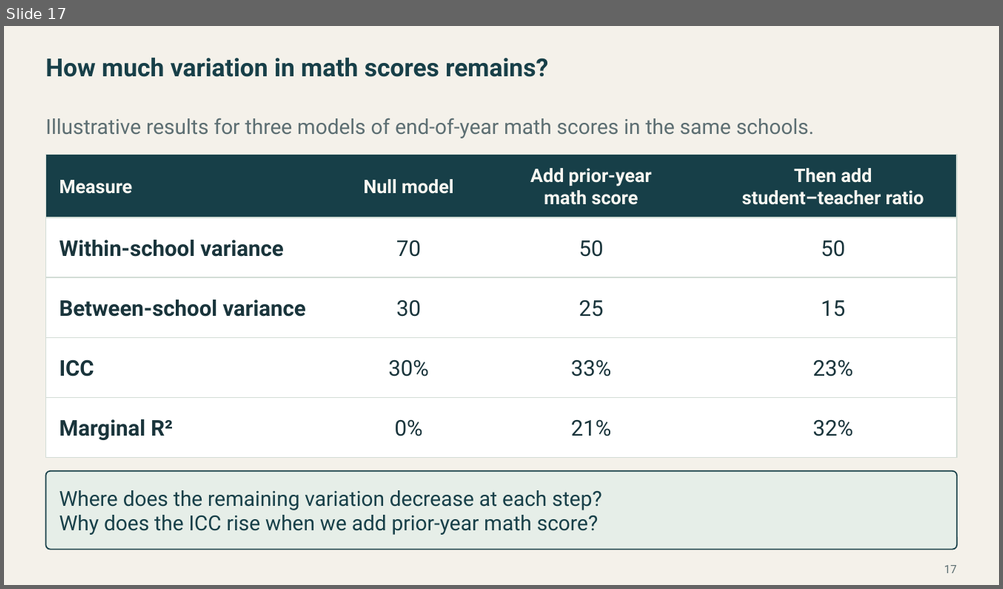
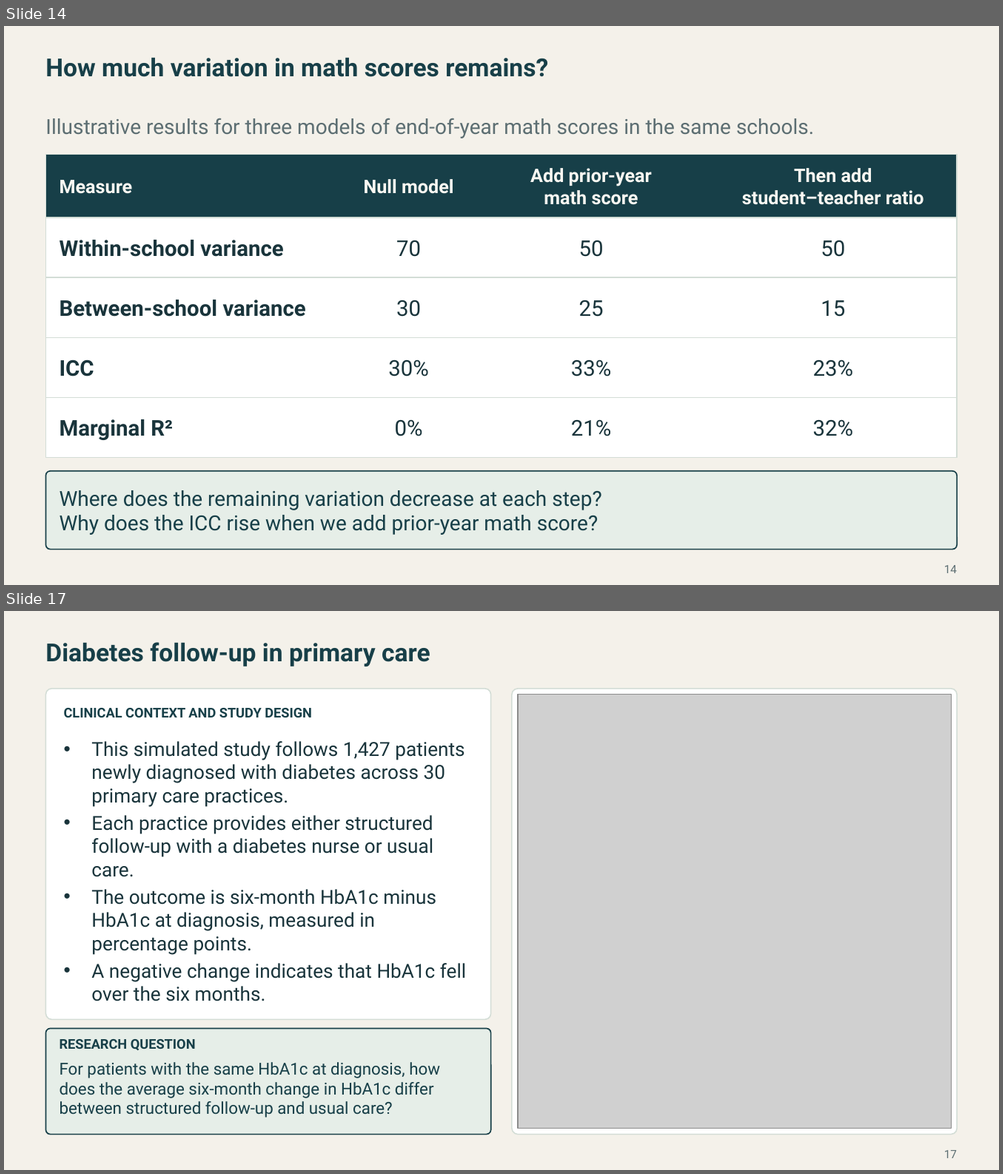
Before and after one commit to Postmus/BeyondMLR, a slide deck: lectures_2627/week3/Beyond_MLR_Week_3.pptx. Shown one above the other, each under a label of ours: slide 17 before the commit, slides 14 and 17 after it; the slides between them are not shown. The pictures are 1003x589 and 1003x1174 pixels, drawn with LibreOffice and Linux fonts; fonts in the diff are those of the drawing; grey boxes stand for pictures. Boxes give left, top, right and bottom in pixels: in the first picture for what was removed or moved away, otherwise in the second. Text is boxed around its words. In the diff, an @@ line names an element or a change of style, - is before the commit and + after.

Commit message:
Complete Week 3 lecture and add Chicago Airbnb Labs 5 and 6
Include the HbA1c case study, nested random effects analysis, and worked lab answers.

```diff
--- a/lectures_2627/week3/Beyond_MLR_Week_3.pptx
+++ b/lectures_2627/week3/Beyond_MLR_Week_3.pptx
@@ slide 17 added at (4,611,999,1170), background #F4F1EA @@
@@ text added at (45,642,430,667), 24 pt, text #173F48, bold @@
+Diabetes follow-up in primary care
@@ rounded rectangle added at (45,689,490,1020), fill #FFFFFF, outline #D3DDD6 1.1 pt @@
@@ rounded rectangle added at (512,689,956,1135), fill #FFFFFF, outline #D3DDD6 1.1 pt @@
@@ picture added at (518,695,950,1129) @@
@@ text added at (64,708,312,718), 13 pt, text #173F48, bold @@
+CLINICAL CONTEXT AND STUDY DESIGN
@@ text added at (91,741,466,1002), 18.7 pt, text #19343B @@
+• This simulated study follows 1,427 patients newly diagnosed with diabetes across 30 primary care practices.
+• Each practice provides either structured follow-up with a diabetes nurse or usual care.
+• The outcome is six-month HbA1c minus HbA1c at diagnosis, measured in percentage points.
+• A negative change indicates that HbA1c fell over the six months.
@@ rounded rectangle added at (45,1029,490,1135), fill #E6EEE8, outline #173F48 1.2 pt @@
@@ text added at (60,1039,196,1051), 13 pt, text #173F48, bold @@
+RESEARCH QUESTION
@@ text added at (60,1062,440,1118), 16 pt, text #173F48 @@
+For patients with the same HbA1c at diagnosis, how does the average six-month change in HbA1c differ between structured follow-up and usual care?
@@ page number added at (944,1150,956,1159), 11 pt, text #5C6E72 @@
+17
@@ what was slide 17 is now slide 14 @@
@@ page number at (944,565,956,574): text changed @@
-17
+14
```
Also in this commit, not shown: 1 slide changed, 19 other slides added, 4 slides removed, 36 other files.
